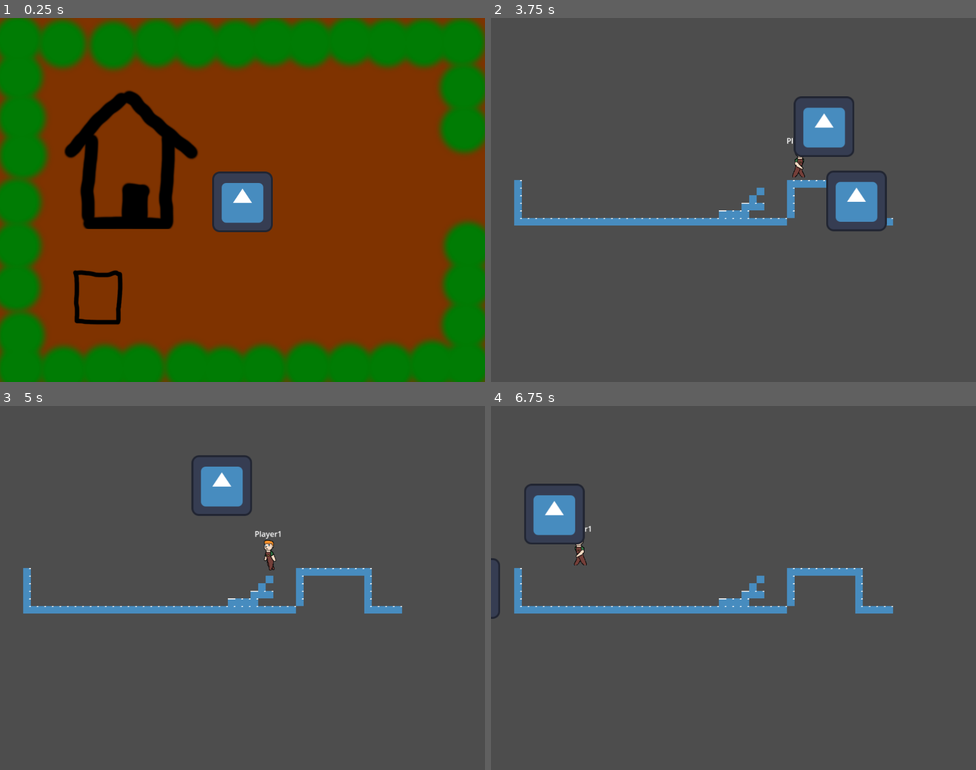
Above: before the commit, frames 1-4 (two rows, left to right).
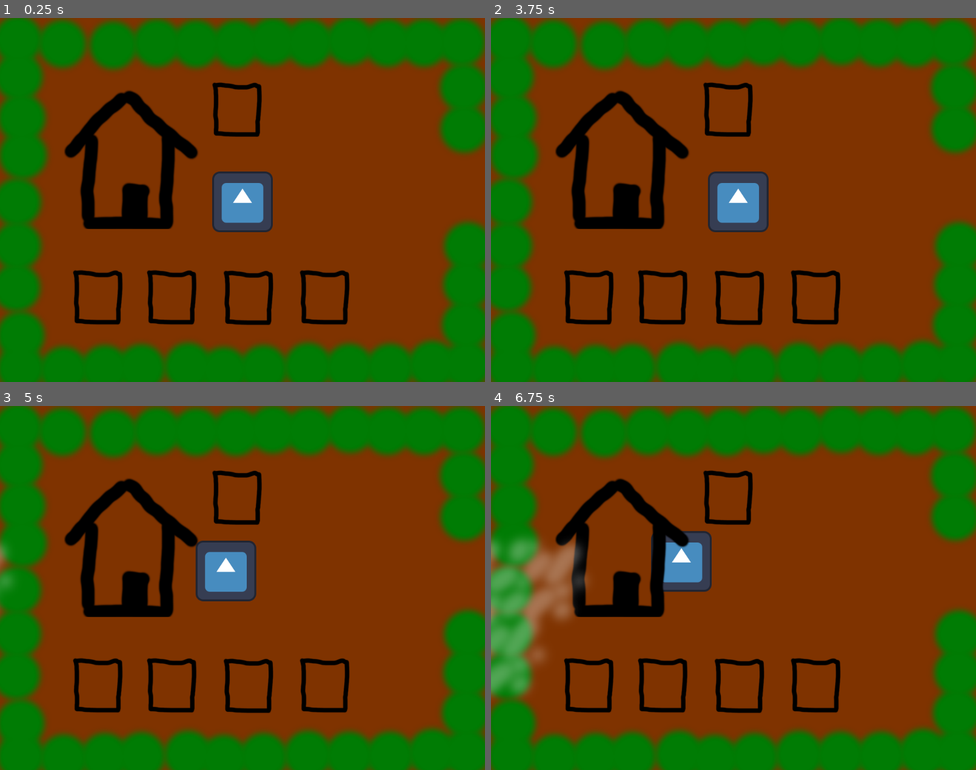
Above: after the commit, the same moments.

Repository: zac112/HeroFarmer
Game: Godot game, scene res://Assets/Farm/Farm.tscn
Same seed, same stepped clock (60 frames per second), same inputs: the game is played once before the commit and once after it. This scene is started directly instead of the project's main scene. The engine's default icon, where the game draws it, is replaced by a stand-in: a white triangle on a blue panel in a dark square.
Inputs:
- Up to frame 1 (0.25 s): no input
- Up to frame 2 (3.75 s): tap Enter at 0.5 s; hold Space (Farm_action) 0.53-1.28 s; hold D (Farm_right) 0.53-2.03 s; tap W (Farm_up) at 0.77, 1.52, 3.02 s; tap Space (Farm_action) at 1.35, 2, 2.85 s; hold A (Farm_left) 2.03-2.78 s; hold Space (Farm_action) 2.03-2.78 s; hold D (Farm_right) from 2.78 s (still down); hold Space (Farm_action) from 3.53 s (still down)
- Up to frame 3 (5 s): tap W (Farm_up) at 3.77, 4.52 s; release D (Farm_right) at 4.28 s; release Space (Farm_action) at 4.28 s; hold A (Farm_left) from 4.28 s (still down); tap Space (Farm_action) at 4.35 s
- Up to frame 4 (6.75 s): release A (Farm_left) at 5.03 s; hold D (Farm_right) 5.03-5.78 s; hold Space (Farm_action) 5.03-5.78 s; hold A (Farm_left) from 5.78 s (still down); tap Space (Farm_action) at 5.85 s; tap W (Farm_up) at 6.02 s; hold Space (Farm_action) from 6.53 s (still down)

The runs differ from the first frame. In frame 1, 2.0% of the frame differs, in the area x 30-73%, y 17-85%; in frame 2, 99%; in frame 3, 99%; in frame 4, 100%, in the area x 0-100%, y 0-100%.

Commit message:
Added planting seeds
- Added Seed resource and couple of temp seeds

Diff:
--- a/Assets/Farm/Farm.tscn
+++ b/Assets/Farm/Farm.tscn
@@ -1,8 +1,9 @@
-[gd_scene load_steps=7 format=3 uid="uid://sxq6nbt1thvm"]
+[gd_scene load_steps=8 format=3 uid="uid://sxq6nbt1thvm"]
 
 [ext_resource type="PackedScene" uid="uid://bmgb44mjeck5g" path="res://Assets/Player/Farm/Player_farm.tscn" id="1_25rqv"]
 [ext_resource type="PackedScene" uid="uid://vgofjgcnkrxk" path="res://Assets/SceneHandler/SceneTransition.tscn" id="1_eyvf1"]
 [ext_resource type="PackedScene" uid="uid://xe47faicgkl1" path="res://Assets/Farm/Plot/Plot.tscn" id="2_rhhvb"]
+[ext_resource type="Resource" uid="uid://bbmecsd5my32x" path="res://Assets/Farm/Plot/Plant/Seeds/Turnip_seed.tres" id="3_36n0s"]
 [ext_resource type="Texture2D" uid="uid://c43uu0uviwmny" path="res://Assets/Farm/Background.png" id="3_tfr44"]
 [ext_resource type="Texture2D" uid="uid://dy65lngyia1iq" path="res://Assets/Farm/House.png" id="4_j2vln"]
 [ext_resource type="Script" path="res://Assets/Farm/Clouds/Cloudspawner.gd" id="6_62ewd"]
@@ -12,8 +13,9 @@
 [node name="SceneTransition" parent="." instance=ExtResource("1_eyvf1")]
 targetScene = "res://Assets/Platform/level_1.tscn"
 
-[node name="PlayerFarm" parent="." instance=ExtResource("1_25rqv")]
+[node name="PlayerFarm" parent="." groups=["Player"] instance=ExtResource("1_25rqv")]
 position = Vector2(0, 4)
+carrot_seed = ExtResource("3_36n0s")
 
 [node name="Plot" parent="." instance=ExtResource("2_rhhvb")]
 position = Vector2(-306, 202)
@@ -31,3 +33,19 @@
 [node name="Cloudspawner" type="Node2D" parent="."]
 z_index = 3
 script = ExtResource("6_62ewd")
+
+[node name="Plot2" parent="." instance=ExtResource("2_rhhvb")]
+position = Vector2(-150, 202)
+id = 1
+
+[node name="Plot3" parent="." instance=ExtResource("2_rhhvb")]
+position = Vector2(12, 203)
+id = 2
+
+[node name="Plot4" parent="." instance=ExtResource("2_rhhvb")]
+position = Vector2(173, 202)
+id = 3
+
+[node name="Plot5" parent="." instance=ExtResource("2_rhhvb")]
+position = Vector2(-12, -194)
+id = 4
--- /dev/null
+++ b/Assets/Farm/FarmData.gd
@@ -0,0 +1,10 @@
+extends Node
+
+
+var plot_list = [null, null, null, null, null]
+
+#var plot1 : Seed
+#var plot2 : Seed
+#var plot3 : Seed
+#var plot4 : Seed
+#var plot5 : Seed
--- /dev/null
+++ b/Assets/Farm/Farm_data.gd
@@ -0,0 +1,3 @@
+extends Node
+
+var plot1 : Seed
--- /dev/null
+++ b/Assets/Farm/Plot/Plant/Seeds/Carrot_seed.tres
@@ -0,0 +1,11 @@
+[gd_resource type="Resource" script_class="Seed" load_steps=3 format=3 uid="uid://dj4bd6n3kj2p8"]
+
+[ext_resource type="Script" path="res://Assets/Farm/Plot/Plant/Seeds/Seed.gd" id="1_qg55a"]
+[ext_resource type="Texture2D" uid="uid://dx2xtnk0he5jk" path="res://Assets/Enemies/Asteriski_merkki_1.png" id="2_5n14j"]
+
+[resource]
+script = ExtResource("1_qg55a")
+seed_name = "Carrot seed"
+seed_sprite = ExtResource("2_5n14j")
+growth_time = 1
+growth_stage = 0
--- /dev/null
+++ b/Assets/Farm/Plot/Plant/Seeds/Seed.gd
@@ -0,0 +1,11 @@
+class_name Seed
+extends Resource
+
+# Name of the seed
+@export var seed_name : String
+# Sprite of the seed
+@export var seed_sprite : Texture2D
+# How long seed takes to grow
+@export var growth_time : int
+# How long seed has been growing
+@export var growth_stage : int
--- /dev/null
+++ b/Assets/Farm/Plot/Plant/Seeds/Turnip_seed.tres
@@ -0,0 +1,11 @@
+[gd_resource type="Resource" script_class="Seed" load_steps=3 format=3 uid="uid://bbmecsd5my32x"]
+
+[ext_resource type="Script" path="res://Assets/Farm/Plot/Plant/Seeds/Seed.gd" id="1_0wt3v"]
+[ext_resource type="Texture2D" uid="uid://c43uu0uviwmny" path="res://Assets/Farm/Background.png" id="2_bl71u"]
+
+[resource]
+script = ExtResource("1_0wt3v")
+seed_name = "Turnip seed"
+seed_sprite = ExtResource("2_bl71u")
+growth_time = 3
+growth_stage = 0
--- a/Assets/Farm/Plot/Plot.gd
+++ b/Assets/Farm/Plot/Plot.gd
@@ -1,22 +1,90 @@
 extends Area2D
 
-@onready var label = %Label
+
+# Label for UI
+@onready var plant_seed_label = %Label
+@onready var harvest_seed_label = %Label2
+@onready var growth_stage_label = %Label3
+@onready var seed_sprite = %SeedSprite
+var seed : Seed
+@export var id : int
+
+var ready_to_harvest := false
+
+# Is player in range
+var player_in_range := false
+
+@onready var player = get_tree().get_first_node_in_group("Player")
+
 # Called when the node enters the scene tree for the first time.
 func _ready():
-	pass # Replace with function body.
+	seed = FarmData.plot_list[id]
+	print(FarmData.plot_list)
+	if seed:
+		print(seed.growth_stage)
+		seed.growth_stage += 1
+		seed_sprite.texture = seed.seed_sprite
+		update_growth_label()
+		if seed.growth_stage >= seed.growth_time:
+			ready_to_harvest = true
 
 
 # Called every frame. 'delta' is the elapsed time since the previous frame.
 func _process(_delta):
-	pass
+	if player_in_range:
+		if Input.is_action_pressed("Farm_action"):
+			if !seed:
+				var seeds = player.get_seeds()
+				plant_seed(seeds[0])
+			if ready_to_harvest:
+				harvest_plant()
 
 
-func _on_body_entered(_body):
-	label.visible = true
-	print("Body entered")
-	pass # Replace with function body.
+func _on_body_entered(body):
+	if !seed:
+		plant_seed_label.visible = true
+	elif ready_to_harvest:
+		harvest_seed_label.visible = true
+	else:
+		growth_stage_label.visible = true
+	player_in_range = true
 
 
 func _on_body_exited(_body):
-	label.visible = false
-	pass # Replace with function body.
+	plant_seed_label.visible = false
+	harvest_seed_label.visible = false
+	growth_stage_label.visible = false
+	player_in_range = false
+
+func plant_seed(new_seed:Seed):
+	if new_seed:
+		plant_seed_label.visible = false
+		update_growth_label()
+		growth_stage_label.visible = true
+		seed_sprite.visible = true
+		seed_sprite.texture = new_seed.seed_sprite
+		# Create new instance of seed resource
+		var temp_seed = Seed.new()
+		temp_seed.seed_sprite = new_seed.seed_sprite
+		temp_seed.seed_name = new_seed.seed_name
+		temp_seed.growth_stage = new_seed.growth_stage
+		temp_seed.growth_time = new_seed.growth_time
+		seed = new_seed
+		plant_seed_label.visible = false
+		update_growth_label()
+		growth_stage_label.visible = true
+		FarmData.plot_list[id] = temp_seed
+
+	else:
+		seed_sprite.texture = null
+		seed = null
+		FarmData.plot_list[id] = null
+
+func harvest_plant():
+	plant_seed(null)
+	harvest_seed_label.visible = false
+	pass
+
+func update_growth_label():
+	if seed:
+		growth_stage_label.text = "Growth stage: " + str(seed.growth_stage) + "/" + str(seed.growth_time)
--- a/Assets/Farm/Plot/Plot.tscn
+++ b/Assets/Farm/Plot/Plot.tscn
@@ -19,11 +19,33 @@
 [node name="Label" type="Label" parent="."]
 unique_name_in_owner = true
 visible = false
-offset_left = -44.0
-offset_top = -103.0
+offset_left = -42.0
+offset_top = -94.0
 offset_right = 39.0
-offset_bottom = -77.0
+offset_bottom = -70.0
 text = "Plant seed"
+
+[node name="SeedSprite" type="Sprite2D" parent="."]
+unique_name_in_owner = true
+scale = Vector2(0.1, 0.1)
+
+[node name="Label2" type="Label" parent="."]
+unique_name_in_owner = true
+visible = false
+offset_left = -48.0
+offset_top = -94.0
+offset_right = 60.0
+offset_bottom = -71.0
+text = "Harvest plant"
+
+[node name="Label3" type="Label" parent="."]
+unique_name_in_owner = true
+visible = false
+offset_left = -71.0
+offset_top = -92.0
+offset_right = 66.0
+offset_bottom = -65.0
+text = "Growth stage: "
 
 [connection signal="body_entered" from="." to="." method="_on_body_entered"]
 [connection signal="body_exited" from="." to="." method="_on_body_exited"]
--- a/Assets/Platform/level_1.tscn
+++ b/Assets/Platform/level_1.tscn
@@ -1,8 +1,9 @@
-[gd_scene load_steps=6 format=3 uid="uid://bgglhhfpv14v2"]
+[gd_scene load_steps=7 format=3 uid="uid://bgglhhfpv14v2"]
 
 [ext_resource type="PackedScene" uid="uid://dosibav3620rd" path="res://Assets/Player/Platform/player_platform.tscn" id="1_n5est"]
 [ext_resource type="Script" path="res://Assets/Platform/level_1.gd" id="1_weief"]
 [ext_resource type="Texture2D" uid="uid://b4jeb2tqjs18c" path="res://icon.svg" id="2_scurm"]
+[ext_resource type="PackedScene" uid="uid://vgofjgcnkrxk" path="res://Assets/SceneHandler/SceneTransition.tscn" id="4_5j2rg"]
 
 [sub_resource type="TileSetAtlasSource" id="TileSetAtlasSource_mysnq"]
 texture = ExtResource("2_scurm")
@@ -221,4 +222,8 @@
 format = 2
 layer_0/tile_data = PackedInt32Array(-1, 327680, 2, -131072, 327680, 2, 65535, 131072, 4, 0, 131072, 4, 65534, 196608,  …(1292 unchanged characters)…
 
+[node name="SceneTransition" parent="." instance=ExtResource("4_5j2rg")]
+position = Vector2(201, -162)
+targetScene = "res://Assets/Farm/Farm.tscn"
+
 [connection signal="particle" from="player_platform" to="." method="_on_player_platform_particle"]
--- a/Assets/Player/Farm/Player_farm.gd
+++ b/Assets/Player/Farm/Player_farm.gd
@@ -2,6 +2,12 @@
 
 
 const SPEED = 300.0
+
+@export var carrot_seed : Seed
+var seed_inventory = []
+
+func _ready():
+	seed_inventory.append(carrot_seed)
 
 func _physics_process(_delta):
 
@@ -21,3 +27,6 @@
 		velocity.y = move_toward(velocity.y, 0, SPEED)
 
 	move_and_slide()
+
+func get_seeds():
+	return seed_inventory
--- a/project.godot
+++ b/project.godot
@@ -19,6 +19,7 @@
 
 MessageHandler="*res://Assets/MessageHandler/MessageHandler.gd"
 SceneHandler="*res://Assets/SceneHandler/SceneHandler.gd"
+FarmData="*res://Assets/Farm/FarmData.gd"
 
 [display]
 
